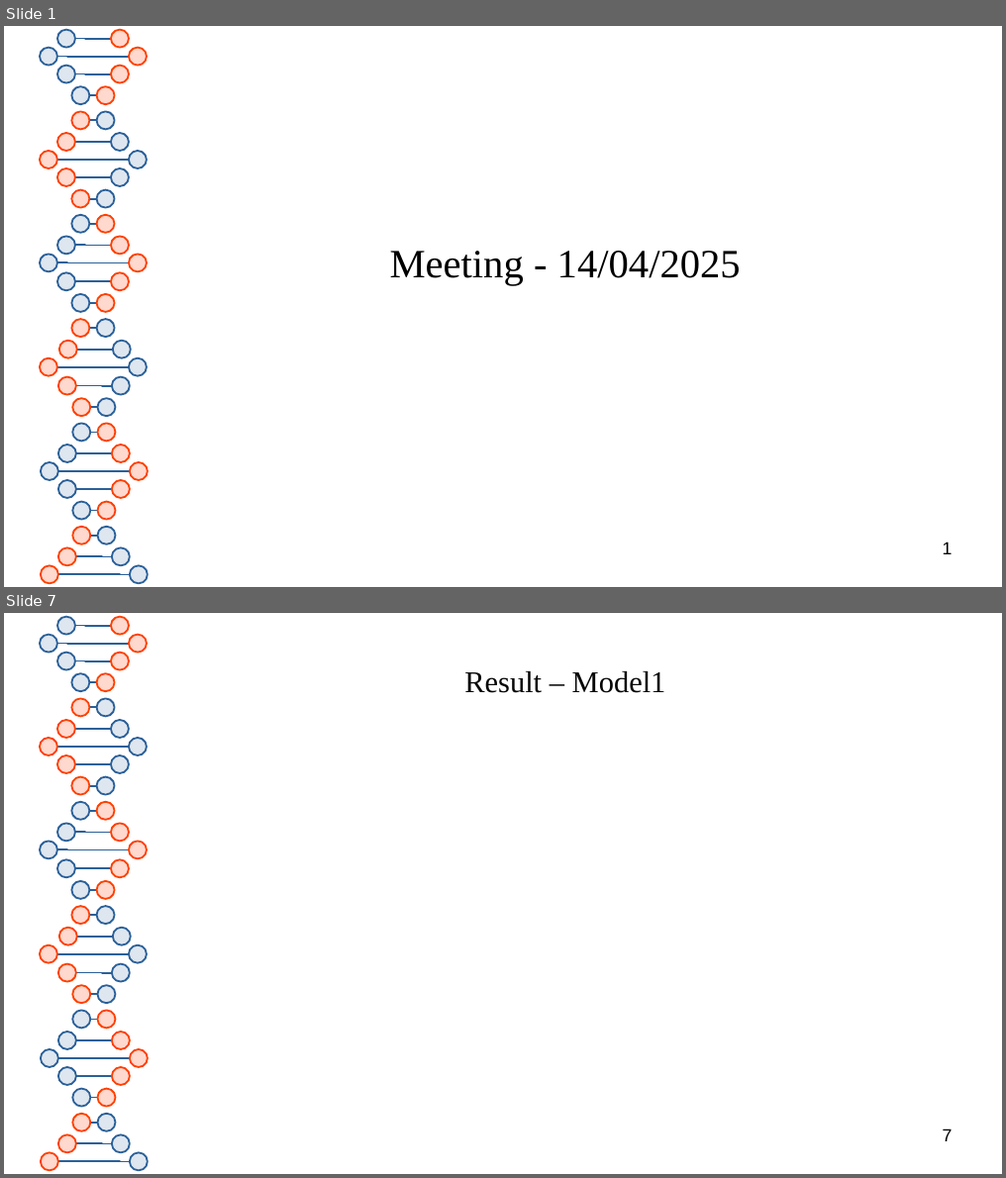
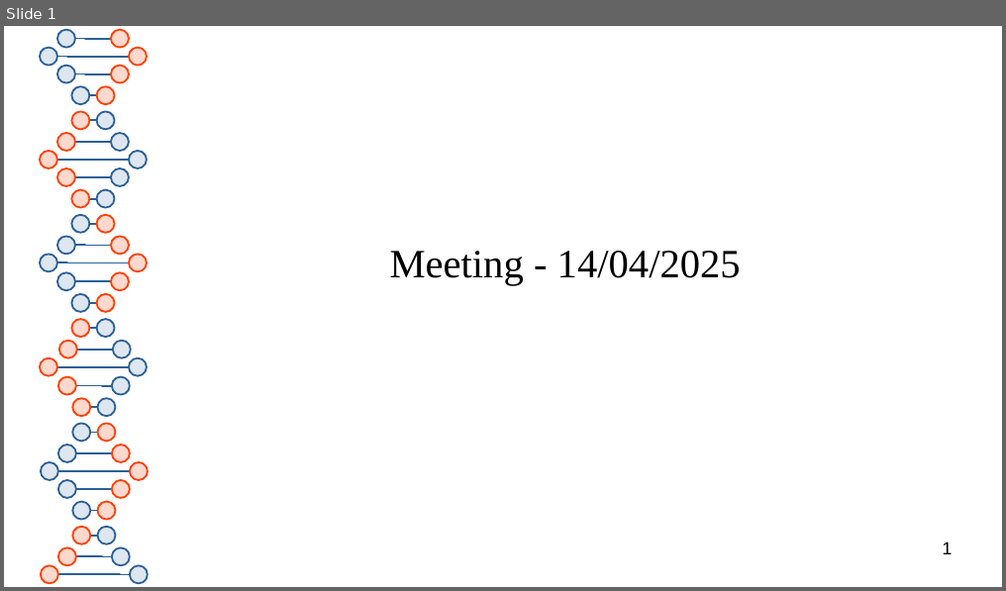
Before and after one commit to thash-jkr/Schrodinger-PINN, a slide deck: meeting/presentation-8_14-04-2025.odp. Shown one above the other, each under a label of ours: slides 1 and 7 before the commit, slide 1 after it; the slides between them are not shown. The pictures are 1006x1178 and 1006x591 pixels, drawn with LibreOffice and Linux fonts; fonts in the diff are those of the drawing. Boxes give left, top, right and bottom in pixels: in the first picture for what was removed or moved away, otherwise in the second. Text is boxed around its words. In the diff, an @@ line names an element or a change of style, - is before the commit and + after.

```diff
--- a/meeting/presentation-8_14-04-2025.odp
+++ b/meeting/presentation-8_14-04-2025.odp
@@ slide 7 removed at (x1=4, y1=613, x2=1002, y2=1174), background #FFFFFF; not listed: 81 template elements that a slide beside it also shows @@
@@ title removed at (x1=464, y1=671, x2=666, y2=693) @@
-Result – Model1
@@ page number removed at (x1=943, y1=1129, x2=952, y2=1142) @@
-7
```
Also in this commit, not shown: 3 slides changed, 15 slides added, 4 other slides removed, 1 other file.
